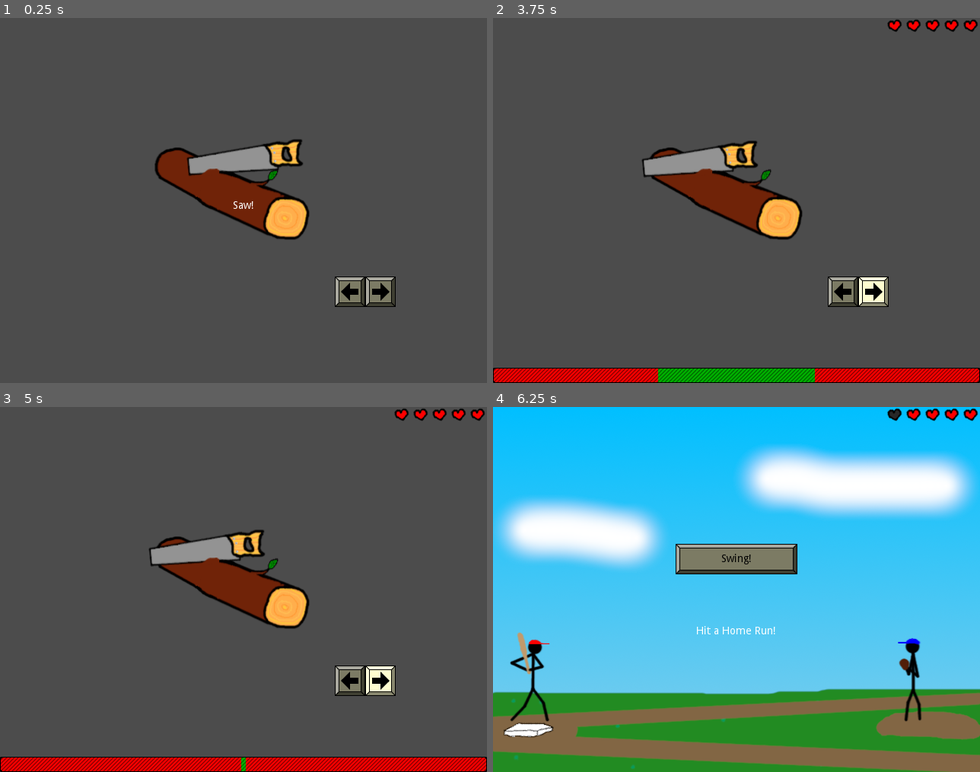
Above: before the commit, frames 1-4 (two rows, left to right).
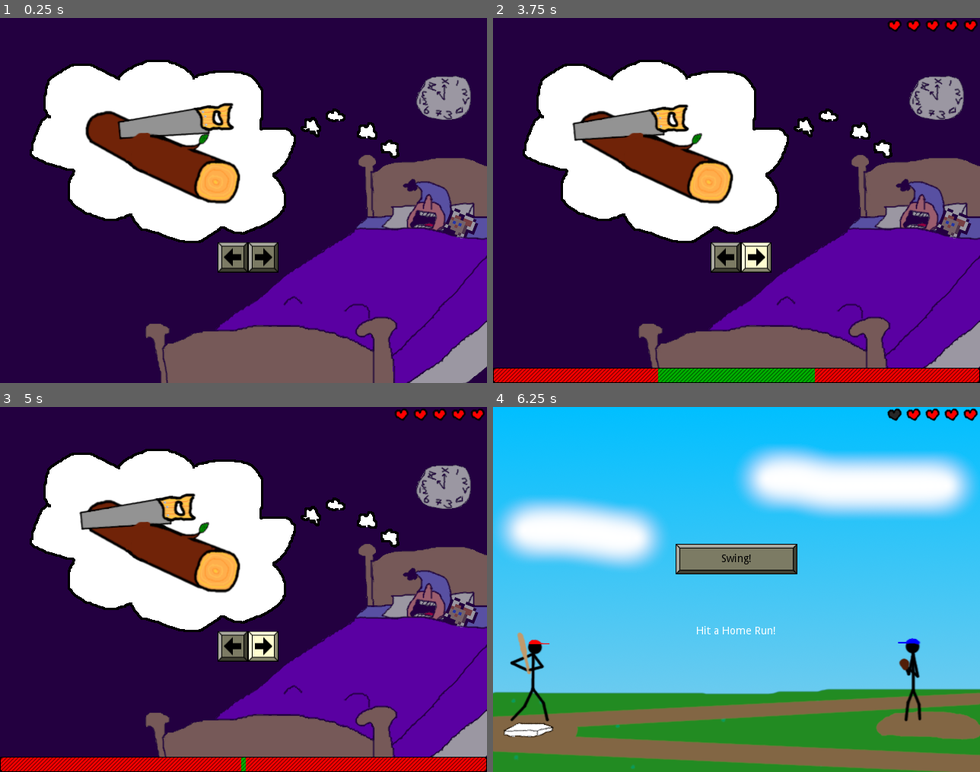
Above: after the commit, the same moments.

Repository: swashdev/minigame-madness
Game: Godot game, scene res://master/scenes/main.tscn
Two runs of this game, one before a commit and one after it. Both use one fixed random seed, a clock stepped at 60 frames per second and the inputs below.
Inputs:
- Up to frame 1 (0.25 s): no input
- Up to frame 2 (3.75 s): hold Right (ui_right) 0.53-1.28 s; tap Space (ui_select) at 0.77, 1.52, 3.02 s; hold Down (ui_down) 1.28-2.03 s; hold Right (ui_right) 2.03-2.78 s; hold Up (ui_up) 2.78-3.53 s; hold Left (ui_left) from 3.53 s (still down)
- Up to frame 3 (5 s): keep holding Left (ui_left); tap Space (ui_select) at 3.77, 4.52 s
- Up to frame 4 (6.25 s): release Left (ui_left) at 5.03 s; hold Down (ui_down) 5.03-5.78 s; tap Enter at 5.75 s; hold Right (ui_right) from 5.78 s (still down); tap Space (ui_select) at 6.02 s

The runs differ from the first frame. In frame 1, 99% of the frame differs, in the area x 0-100%, y 0-100%; in frame 2, 95%; in frame 3, 95%; in frame 4, nothing differs.

Commit message:
add a background image to the saw minigame.
A background image (actually a foreground image made to look like a
background image) has been drawn and added to the saw minigame.  Several
in-game elements have been moved around to better fit within the image,
and a white background has been placed behind the "main play area"
behind the saw & logs to color in the one transparent spot that was made
for the minigame.

Diff:
--- a/mini/saw/scenes/saw_minigame.tscn
+++ b/mini/saw/scenes/saw_minigame.tscn
@@ -7,29 +7,50 @@
 [ext_resource path="res://shared/scenes/ui/keys/right_key.tscn" type="PackedScene" id=5]
 [ext_resource path="res://shared/scenes/ui/keys/left_key.tscn" type="PackedScene" id=6]
 [ext_resource path="res://mini/saw/images/log/cover_seam.png" type="Texture" id=7]
+[ext_resource path="res://mini/saw/images/background/fg.png" type="Texture" id=8]
 
 [node name="SawMinigame" type="Node2D"]
 script = ExtResource( 1 )
 _instruction = "Saw!"
 
+[node name="Background" type="ColorRect" parent="."]
+margin_left = 39.0
+margin_top = 37.0
+margin_right = 403.0
+margin_bottom = 301.0
+__meta__ = {
+"_edit_use_anchors_": false
+}
+
 [node name="LogAft" type="Sprite" parent="."]
-position = Vector2( 259.629, 210.495 )
+position = Vector2( 168.77, 162.849 )
 texture = ExtResource( 2 )
 
 [node name="Saw" type="Sprite" parent="."]
-position = Vector2( 322.105, 183.158 )
+position = Vector2( 231.246, 135.513 )
 texture = ExtResource( 3 )
 
 [node name="LogFore" type="Sprite" parent="."]
-position = Vector2( 331.579, 245.263 )
+position = Vector2( 240.72, 197.618 )
 texture = ExtResource( 4 )
 
 [node name="SeamCover" type="Sprite" parent="."]
-position = Vector2( 331.579, 245.263 )
+position = Vector2( 240.72, 197.618 )
 texture = ExtResource( 7 )
 
+[node name="Target" type="Position2D" parent="."]
+position = Vector2( 231.246, 185.513 )
+
+[node name="Foreground" type="TextureRect" parent="."]
+margin_right = 40.0
+margin_bottom = 40.0
+texture = ExtResource( 8 )
+__meta__ = {
+"_edit_use_anchors_": false
+}
+
 [node name="Prompt" type="Node2D" parent="."]
-position = Vector2( 480, 360 )
+position = Vector2( 325.983, 314.571 )
 
 [node name="LeftKey" parent="Prompt" instance=ExtResource( 6 )]
 position = Vector2( -20, 0 )
@@ -38,6 +59,3 @@
 [node name="RightKey" parent="Prompt" instance=ExtResource( 5 )]
 position = Vector2( 20, 0 )
 animation = "dim"
-
-[node name="Target" type="Position2D" parent="."]
-position = Vector2( 322.105, 233.158 )
Binary file added: mini/saw/images/background/fg.png
Not shown, added: mini/saw/images/background/fg.png.import
Not shown: 1 places in mini/saw/scenes/saw_minigame.tscn that only renumber resources
